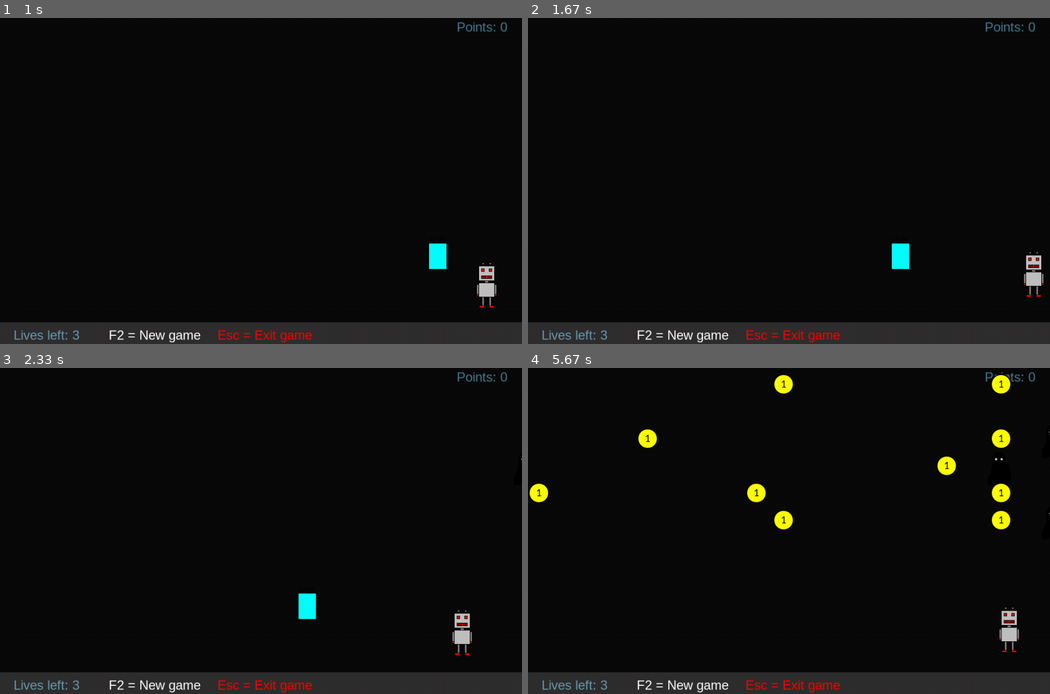
Above: before the commit, frames 1-4 (two rows, left to right).
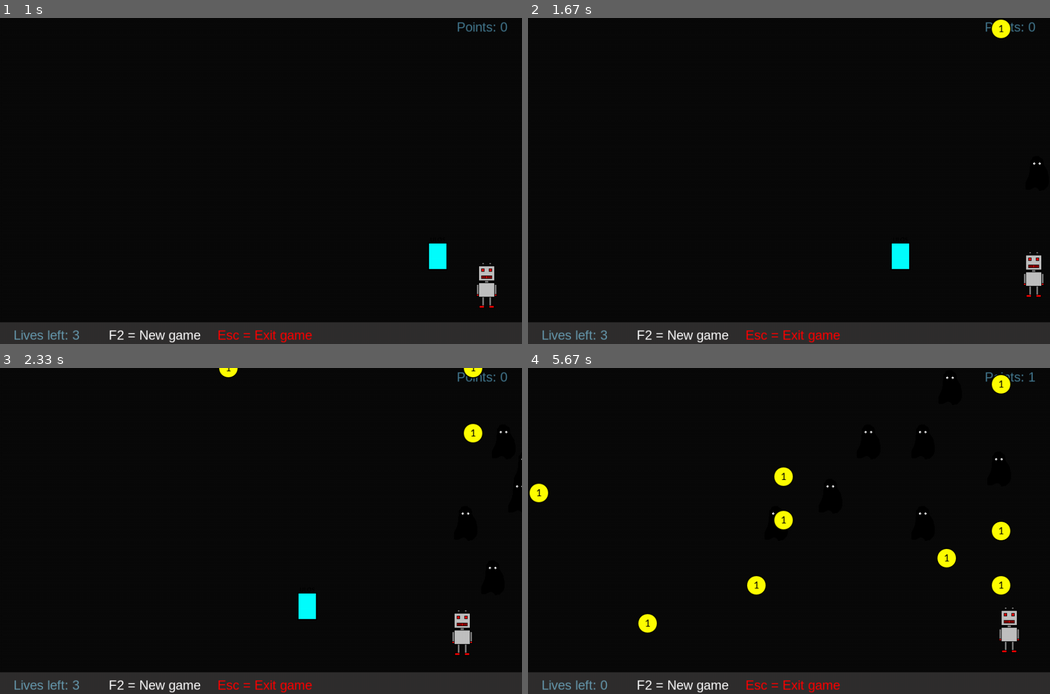
Above: after the commit, the same moments.

Repository: Induaditya3/pygame
Game: pygame game, started from project/src/main.py
Same seed, same stepped clock (60 frames per second), same inputs: the game is played once before the commit and once after it.
Inputs:
- Up to frame 1 (1 s): hold Right 0.33-0.8 s; hold Up from 0.83 s (still down)
- Up to frame 2 (1.67 s): release Up at 1.13 s; hold Right 1.17-1.63 s
- Up to frame 3 (2.33 s): hold Left 1.67-2.2 s; hold Down from 2.23 s (still down)
- Up to frame 4 (5.67 s): release Down at 2.53 s; hold Left 2.57-2.97 s; hold Up 3-3.37 s; hold Right 3.4-4.03 s; hold Down 4.07-4.43 s; hold Left 4.47-4.93 s; hold Right 4.97-5.43 s; hold Up from 5.47 s (still down)

Frame 1 is identical in both runs. In frame 2, 0.2% of the frame differs, in the area x 88-99%, y 0-46%; in frame 3, 0.4%; in frame 4, 2.2%, in the area x 13-100%, y 1-99%.

Commit message:
fix: store speed additionally with coordinates in the list of object to vary speed of object uniquely

Diff:
--- a/project/src/main.py
+++ b/project/src/main.py
@@ -59,9 +59,12 @@
         files = ["coin", "door", "monster", "robot"]
         self.images = {file: pygame.image.load(file + ".png") for file in files}
 
-    # following series of methods that starts with new_<object> return random coordinates of the object
+    # following series of methods that starts with new_<object> return random coordinates of the object along with speed
+    # as per the rules defined in the update method
+    # also door speed is same self.speed so its only coordinates is computed
     def new_coin_fall(self):
         return (
+            randrange(self.speed, self.speed + 3),
             randrange(
                 0, self.window_width - self.images["coin"].get_width(), self.space
             ),
@@ -70,6 +73,7 @@
 
     def new_coin_rise(self):
         return (
+            randrange(self.speed, self.speed + 3),
             randrange(
                 0, self.window_width - self.images["coin"].get_width(), self.space
             ),
@@ -78,6 +82,7 @@
 
     def new_monster_left(self):
         return (
+            randrange(self.speed, self.speed + 4),
             randrange(self.window_width, self.window_width + 500, self.space),
             randrange(
                 0,
@@ -88,6 +93,7 @@
 
     def new_monster_right(self):
         return (
+            randrange(self.speed, self.speed + 4),
             randrange(-500, -self.images["monster"].get_width(), self.space),
             randrange(
                 0,
@@ -168,7 +174,7 @@
         monsters_coord = self.monsters_left if self.fall else self.monsters_right
         for coord in monsters_coord:
             if self.overlaps(
-                self.images["robot"], robot_coord, self.images["monster"], coord
+                self.images["robot"], robot_coord, self.images["monster"], (coord[1], coord[2])
             ):
                 self.lives -= 1
                 if self.lives < 0:
@@ -188,7 +194,7 @@
         coins_coord = self.coins_fall if self.fall else self.coins_rise
         for coord in coins_coord:
             if self.overlaps(
-                self.images["robot"], robot_coord, self.images["coin"], coord
+                self.images["robot"], robot_coord, self.images["coin"], (coord[1], coord[2])
             ):
                 self.points += 1
                 # remove collected coin and spawn new one
@@ -215,7 +221,8 @@
     def new_game(self):
         # minimum spacing between objects
         self.space = self.images["monster"].get_width()
-
+        # base speed
+        self.speed = 1
         self.game_over = False
         # determines whether coin fall or rises / arrow key behavior is reversed or not
         self.fall = True
@@ -235,12 +242,12 @@
         self.robot_y = self.window_height - self.images["robot"].get_height()
 
         # when self.fall is true, falling list of coins will be updated
-        # this list stores the coordinate only
+        # this list stores the speed and coordinates
         # x varies from left to right most of visible range of window
         # y varies from -500 to height of coin, so that initially coins are above the visible range of window
         self.coins_fall = [self.new_coin_fall() for _ in range(10)]
         # when self.fall is false, rising list of coins will be updated
-        # similary this will only store coordinates
+        # similary this will  store speed and coordinates
         # x varies form left to right most visible range of window
         # y varies from self.window_height to below the visible range of window
         self.coins_rise = [self.new_coin_rise() for _ in range(10)]
@@ -260,26 +267,26 @@
         if not self.game_over:
             self.move_robot()
             # base speed
-            # monster's speed = base speed
-            # coin's speed = base speed + 2
+            # monster's speed = base speed to  base speed + 4
+            # coin's speed = base speed to  base speed + 3
             # door's speed = base speed + 5
-            speed = 1 if self.points // 10 == 0 else self.points // 10
+            self.speed = 1 if self.points // 10 == 0 else self.points // 10
             # this will update coordinates of all objects except the robot
             if self.fall:
                 self.coins_fall = [
                     self.new_coin_fall()
                     if y - self.images["coin"].get_height() > self.window_height
-                    else (x, y + speed + 2)
-                    for x, y in self.coins_fall
+                    else (speed, x, y + speed + 2)
+                    for speed, x, y in self.coins_fall
                 ]
                 self.monsters_left = [
                     self.new_monster_left()
                     if x + self.images["monster"].get_width() < 0
-                    else (x - speed, y)
-                    for x, y in self.monsters_left
+                    else (speed, x - speed, y)
+                    for  speed, x, y in self.monsters_left
                 ]
                 self.door_left_x, self.door_left_y = (
-                    (self.door_left_x - speed - 5, self.door_left_y)
+                    (self.door_left_x - self.speed - 5, self.door_left_y)
                     if self.door_left_x + self.images["door"].get_width() > 0
                     else self.new_door_left()
                 )
@@ -287,19 +294,19 @@
                 self.coins_rise = [
                     self.new_coin_rise()
                     if y + self.images["coin"].get_height() < 0
-                    else (x, y - speed - 2)
-                    for x, y in self.coins_rise
+                    else (speed, x, y - speed - 2)
+                    for  speed, x, y in self.coins_rise
                 ]
                 self.monsters_right = [
                     self.new_monster_right()
                     if x > self.window_width
-                    else (x + speed, y)
-                    for x, y in self.monsters_right
+                    else (speed, x + speed, y)
+                    for speed, x, y in self.monsters_right
                 ]
                 self.door_right_x, self.door_right_y = (
                     self.new_door_right()
                     if self.door_right_x > self.window_width
-                    else (self.door_right_x + speed + 5, self.door_right_y)
+                    else (self.door_right_x + self.speed + 5, self.door_right_y)
                 )
 
     def main_loop(self):
@@ -351,10 +358,10 @@
             door_coord = self.door_right_x, self.door_right_y
 
         # draw all the objects
-        for coord in monster_coord:
+        for _, *coord in monster_coord:
             self.window.blit(self.images["monster"], coord)
 
-        for coord in coin_coord:
+        for _, *coord in coin_coord:
             self.window.blit(self.images["coin"], coord)
 
         self.window.blit(self.images["door"], door_coord)
